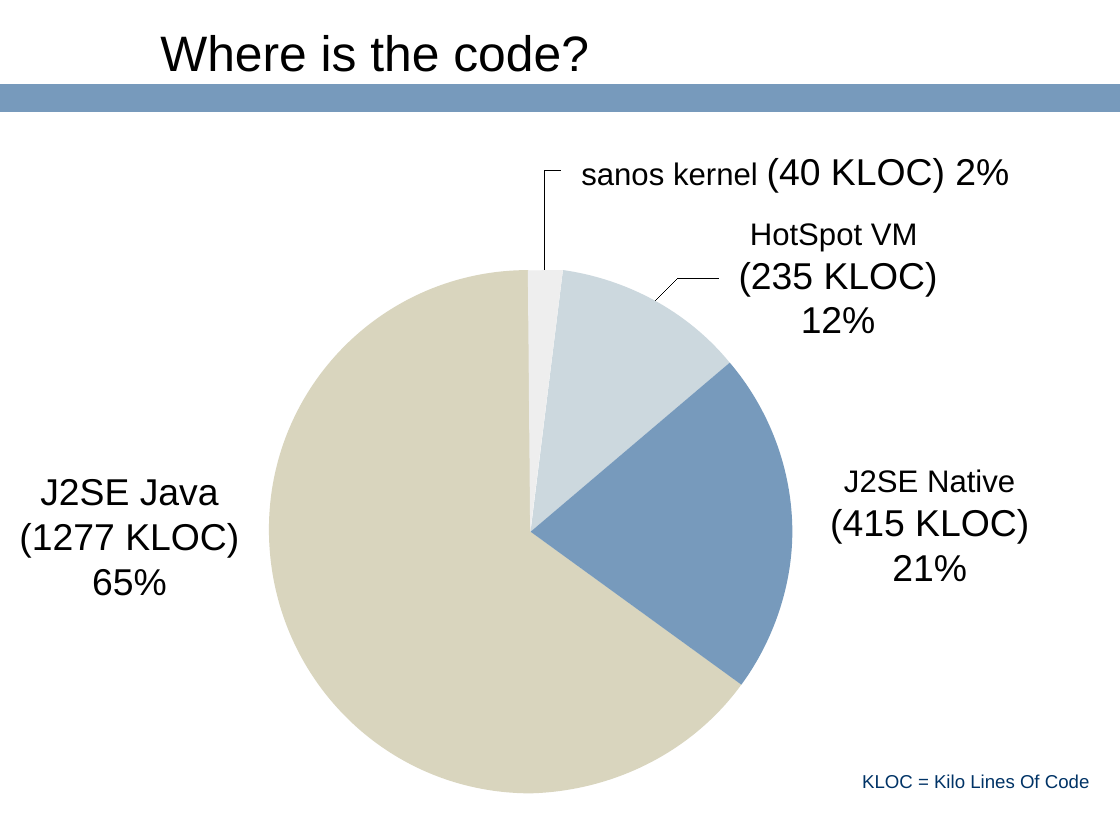
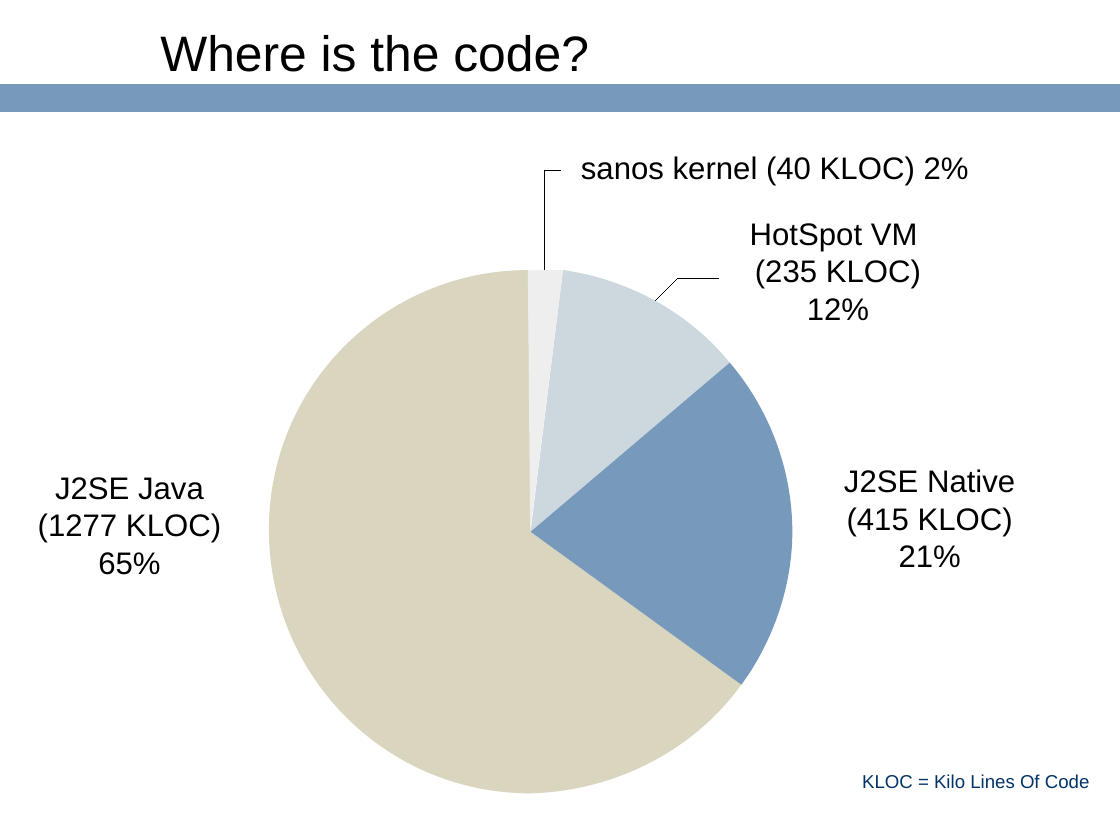
Before and after one commit to ringgaard/sanos, a slide deck: slide 21 of doc/jbox-jaoo.ppt. Drawn at 1120x840 pixels with LibreOffice and Linux fonts; fonts in the diff are those of the drawing; background and template pictures are left out. Boxes give left, top, right and bottom in pixels: in the first picture for what was removed or moved away, otherwise in the second. Text is boxed around its words. In the diff, an @@ line names an element or a change of style, - is before the commit and + after.

```diff
--- a/doc/jbox-jaoo.ppt
+++ b/doc/jbox-jaoo.ppt
@@ text "sanos kernel (40 KLOC) 2%" at box(581, 156, 969, 185): size 24 to 20 pt in "(40 KLOC) 2%" @@
@@ text "HotSpot VM": place and size @@
-text "HotSpot VM" at box(739, 223, 938, 334)
+text "HotSpot VM" at box(750, 223, 921, 320)
@@ text at box(755, 259, 921, 320): size 24 to 20 pt in "(235 KLOC)", "12%" @@
@@ text "J2SE Java": place and size @@
-text "J2SE Java" at box(19, 479, 239, 596)
+text "J2SE Java" at box(38, 477, 221, 575)
@@ text "J2SE Java" at box(38, 477, 221, 575): size 24 to 20 pt @@
@@ text "J2SE Native": place and size @@
-text "J2SE Native" at box(830, 469, 1029, 582)
+text "J2SE Native" at box(844, 469, 1015, 568)
@@ text at box(847, 507, 1013, 568): size 24 to 20 pt in "(415 KLOC)", "21%" @@
```
Also in this commit, not shown: 7 other slides changed, 1 other file.
